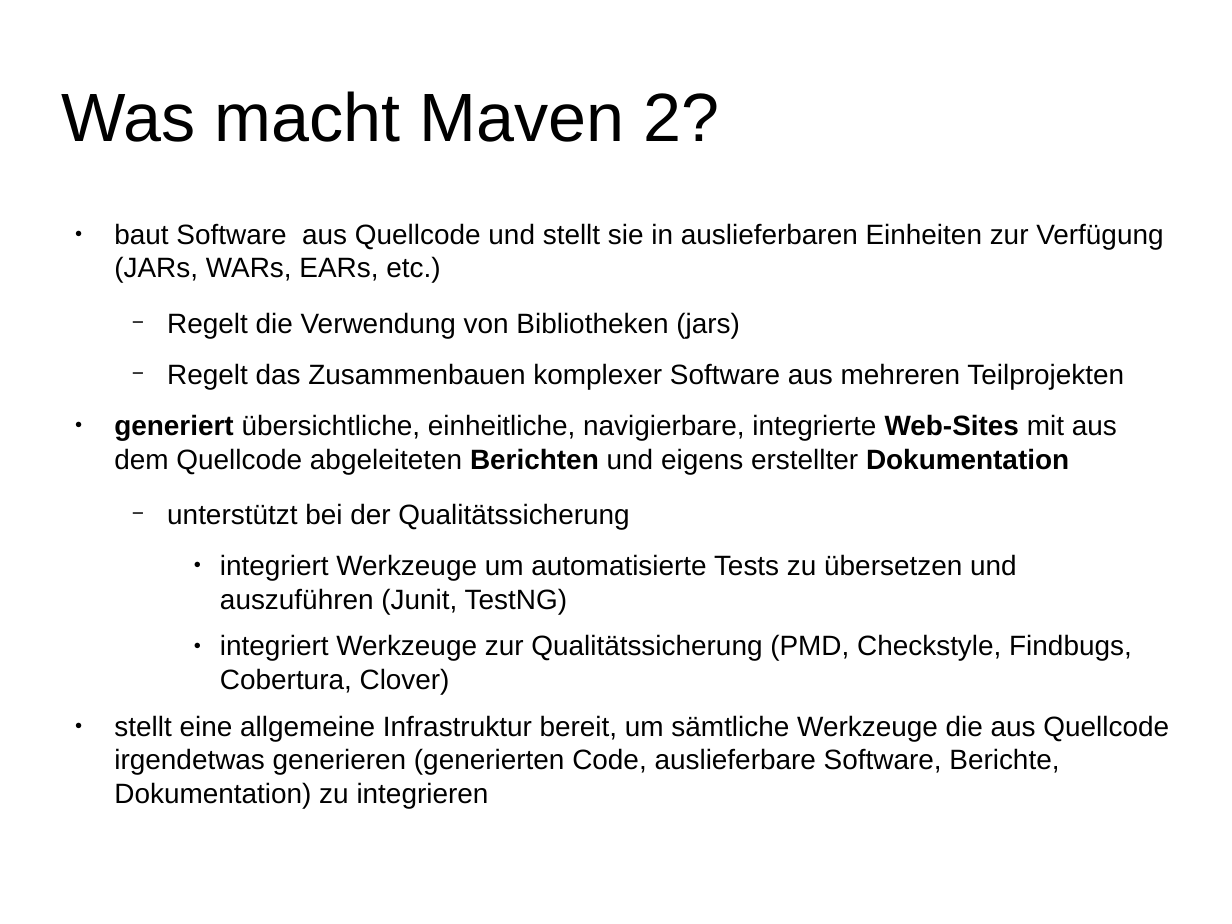
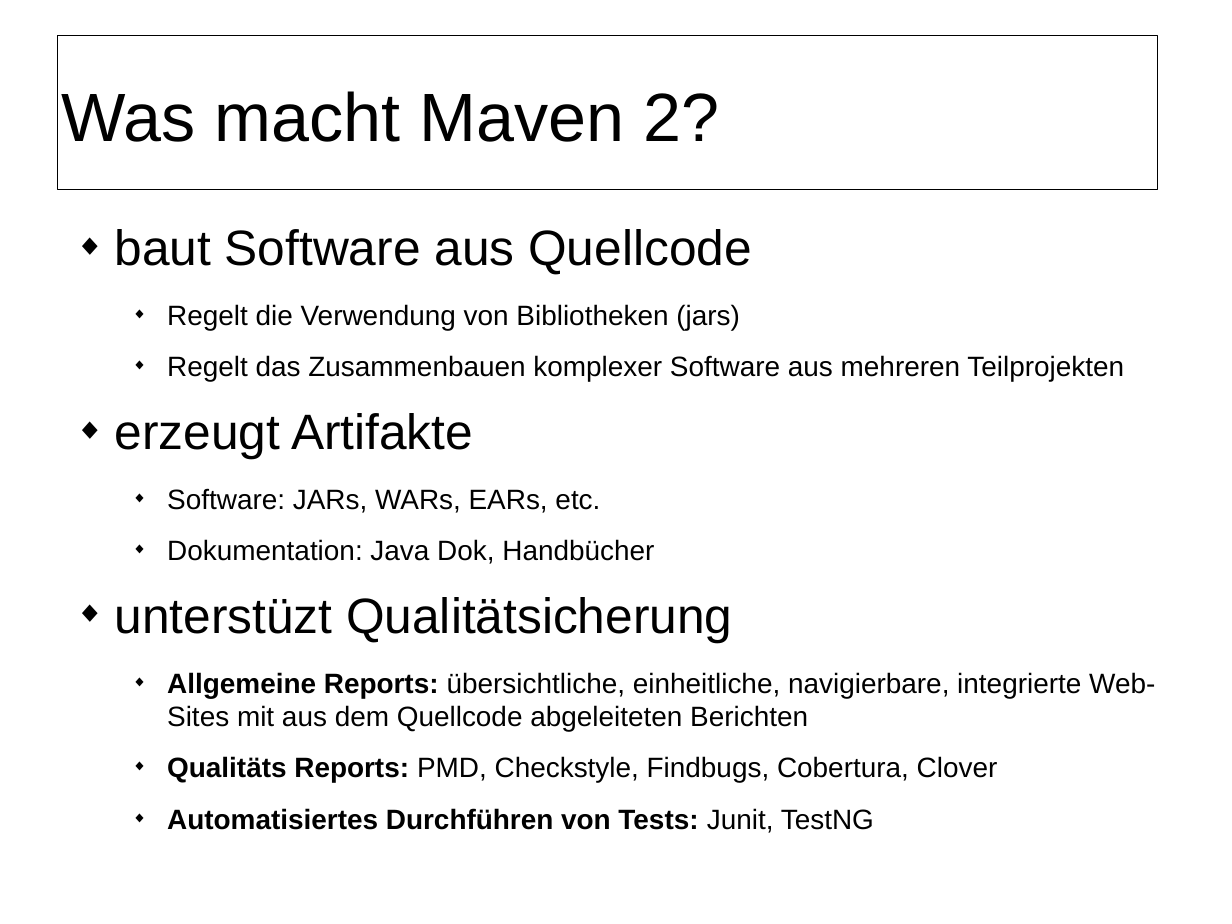
Before and after one commit to herrwieger/experttrainingbuildsystems, a slide deck: slide 3 of praesentationen/maven2.odp. Drawn at 1232x924 pixels with LibreOffice and Linux fonts; fonts in the diff are those of the drawing; background and template pictures are left out. Boxes give left, top, right and bottom in pixels: in the first picture for what was removed or moved away, otherwise in the second. Text is boxed around its words. In the diff, an @@ line names an element or a change of style, - is before the commit and + after.

```diff
--- a/praesentationen/maven2.odp
+++ b/praesentationen/maven2.odp
@@ rectangle added at [57, 35, 1157, 189], outline #000000 0.57 pt @@
@@ text at [114, 229, 752, 275]: text changed; size 18 to 32 pt @@
-● baut Software aus Quellcode und stellt sie in auslieferbaren Einheiten zur Verfügung (JARs, WARs, EARs, etc.)
+◆ baut Software aus Quellcode
@@ text at [167, 304, 1124, 382]: bullet − to ◆ @@
@@ text at [114, 413, 1155, 833]: text changed @@
-● generiert übersichtliche, einheitliche, navigierbare, integrierte Web-Sites mit aus dem Quellcode abgeleiteten Berichten und eigens erstellter Dokumentation
-  − unterstützt bei der Qualitätssicherung
-    ● integriert Werkzeuge um automatisierte Tests zu übersetzen und auszuführen (Junit, TestNG)
-    ● integriert Werkzeuge zur Qualitätssicherung (PMD, Checkstyle, Findbugs, Cobertura, Clover)
-● stellt eine allgemeine Infrastruktur bereit, um sämtliche Werkzeuge die aus Quellcode irgendetwas generieren (generierten Code, auslieferbare Software, Berichte, Dokumentation) zu integrieren
+◆ erzeugt Artifakte
+  ◆ Software: JARs, WARs, EARs, etc.
+  ◆ Dokumentation: Java Dok, Handbücher
+◆ unterstüzt Qualitätsicherung
+  ◆ Allgemeine Reports: übersichtliche, einheitliche, navigierbare, integrierte Web-Sites mit aus dem Quellcode abgeleiteten Berichten
+  ◆ Qualitäts Reports: PMD, Checkstyle, Findbugs, Cobertura, Clover
+  ◆ Automatisiertes Durchführen von Tests: Junit, TestNG
```
Also in this commit, not shown: 12 other slides changed, 10 slides added, 3 slides removed, 1 other file.
